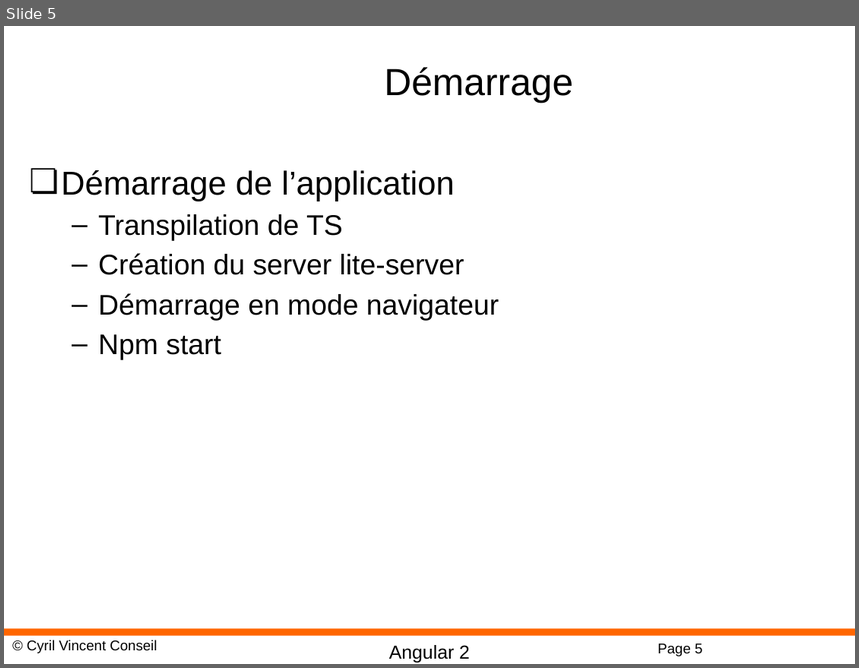
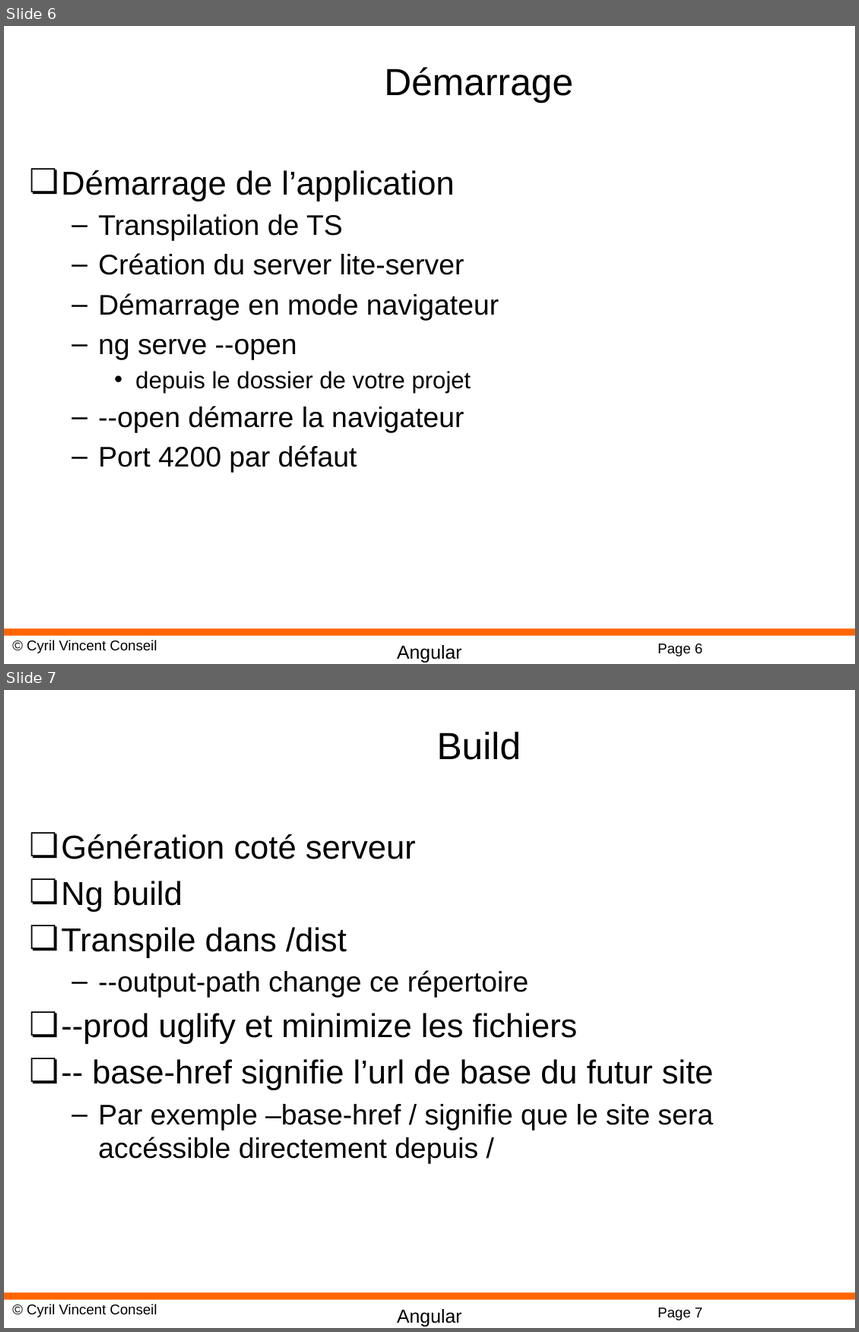
Before and after one commit to cyrilvincent/POE, a slide deck: ppt/angular/Angular02-Install.pptx. Shown one above the other, each under a label of ours: slide 5 before the commit, slides 6 and 7 after it. The pictures are 859x668 and 859x1332 pixels, drawn with LibreOffice and Linux fonts; fonts in the diff are those of the drawing; background and template pictures are left out. Boxes give left, top, right and bottom in pixels: in the first picture for what was removed or moved away, otherwise in the second. Text is boxed around its words. In the diff, an @@ line names an element or a change of style, - is before the commit and + after.

Commit message:
Angular PPT v2

```diff
--- a/ppt/angular/Angular02-Install.pptx
+++ b/ppt/angular/Angular02-Install.pptx
@@ slide 7 added at (4, 690, 855, 1328), background #FFFFFF; not listed: 4 template elements that a slide beside it also shows @@
@@ title added at (437, 732, 522, 760), 32 pt, text #000000 @@
+Build
@@ text added at (61, 834, 714, 1164), 28 pt, text #000000 @@
+❏ Génération coté serveur
+❏ Ng build
+❏ Transpile dans /dist
+  – --output-path change ce répertoire
+❏ --prod uglify et minimize les fichiers
+❏ -- base-href signifie l’url de base du futur site
+  – Par exemple –base-href / signifie que le site sera accéssible directement depuis /
@@ what was slide 5 is now slide 6 @@
@@ slide 6 changed as well @@
@@ text at (98, 339, 471, 473): text changed @@
-  – Npm start
+  – ng serve --open
+    • depuis le dossier de votre projet
+  – --open démarre la navigateur
+  – Port 4200 par défaut
@@ text at (397, 645, 462, 663): text changed @@
-Angular 2
+Angular
@@ page number at (658, 644, 702, 657): text changed @@
-Page 5
+Page 6
```
Also in this commit, not shown: 4 other slides changed, 1 other slide added, 19 other files.
